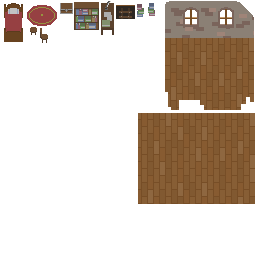
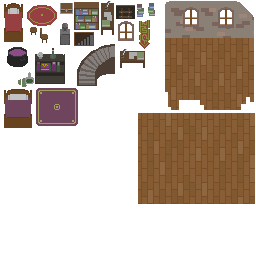
Layered file, before and after one edit (256 × 256). Changes by layer:
renamed "Shelf" to "Layer 9", painted on it over (x1=4, y1=10, x2=220, y2=128)
